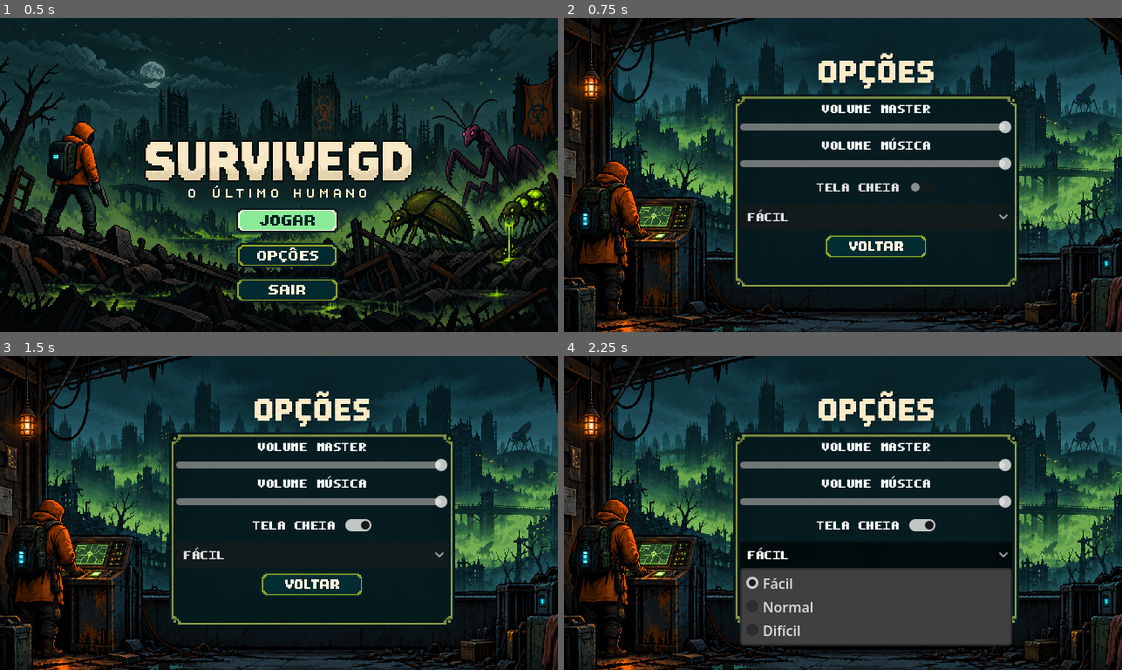
Above: before the commit, frames 1-4 (two rows, left to right).
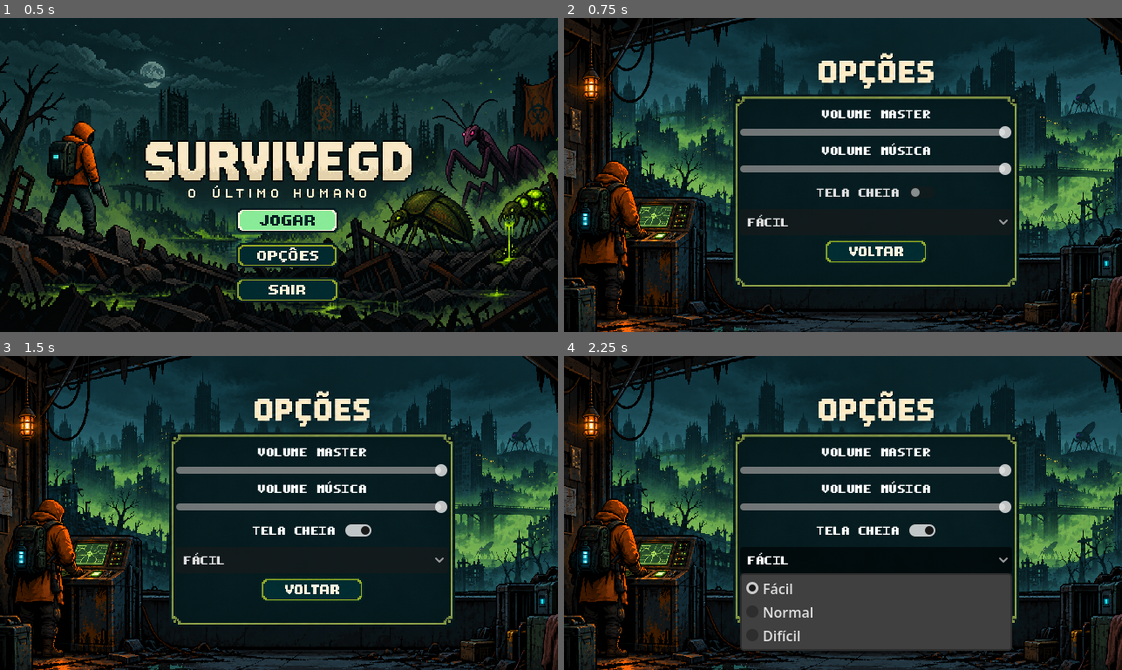
Above: after the commit, the same moments.

Repository: DevLucasOnly/DevLucasOnly-SurviveGD-Prototipo-de-Sobrevivencia-2D
Game: Godot game, scene res://scenes/main_menu.tscn
Same seed, same stepped clock (60 frames per second), same inputs: the game is played once before the commit and once after it.
Inputs (mouse positions are in pixels of both pictures, inside the frame that each line leads up to):
- Up to frame 1 (0.5 s): no input
- Up to frame 2 (0.75 s): click (848, 256) at 0.5 s
- Up to frame 3 (1.5 s): click "TELA CHEIA" at 1.25 s
- Up to frame 4 (2.25 s): click "Fácil" at 2 s

Frame 1 is identical in both runs. In frame 2, 5.6% of the frame differs, in the area x 31-81%, y 27-79%; in frame 3, 5.8%; in frame 4, 7.3%, in the area x 31-81%, y 27-94%.

Commit message:
Ajuste no loop de audio do main menu e no visual do menu pausa

Diff:
--- a/project.godot
+++ b/project.godot
@@ -23,6 +23,7 @@
 
 window/size/viewport_width=640
 window/size/viewport_height=360
+window/subwindows/embed_subwindows=false
 window/stretch/mode="canvas_items"
 window/stretch/aspect="expand"
 
--- a/scenes/options_menu.tscn
+++ b/scenes/options_menu.tscn
@@ -33,9 +33,9 @@
 [node name="MarginContainer" type="MarginContainer" parent="TextureRect" unique_id=1678603957]
 layout_mode = 0
 offset_left = 202.0
-offset_top = 95.0
+offset_top = 101.0
 offset_right = 514.0
-offset_bottom = 304.0
+offset_bottom = 299.0
 
 [node name="VBoxContainer" type="VBoxContainer" parent="TextureRect/MarginContainer" unique_id=1216203163]
 layout_mode = 2
--- a/scripts/options_menu.gd
+++ b/scripts/options_menu.gd
@@ -29,6 +29,7 @@
 	AudioServer.set_bus_volume_db(bgm_bus_index, linear_to_db(value))
 
 func _on_fullscreen_btn_toggled(toggled_on: bool) -> void:
+	print("[DEBUG] Sinal recebido. Modo Tela Cheia: ", toggled_on)
 	if toggled_on:
 		DisplayServer.window_set_mode(DisplayServer.WINDOW_MODE_FULLSCREEN)
 	else:
@@ -61,9 +62,9 @@
 	var modo_fullscreen = config.get_value("Video", "fullscreen", false)
 	fullscreen_btn.button_pressed = modo_fullscreen
 	if modo_fullscreen:
-		DisplayServer.window_set_mode(DisplayServer.WINDOW_MODE_FULLSCREEN)
+		get_window().mode = Window.MODE_FULLSCREEN
 	else:
-		DisplayServer.window_set_mode(DisplayServer.WINDOW_MODE_WINDOWED)
+		get_window().mode = Window.MODE_WINDOWED
 
 	var diff = config.get_value("Jogo", "dificuldade", 1)
 	dificuldade_btn.selected = diff
Not shown, changed: audio/Game_Over_Ultimo_Humano.ogg.import
Not shown, changed: audio/Ultimo_Sinal_SurviveGD.ogg.import
